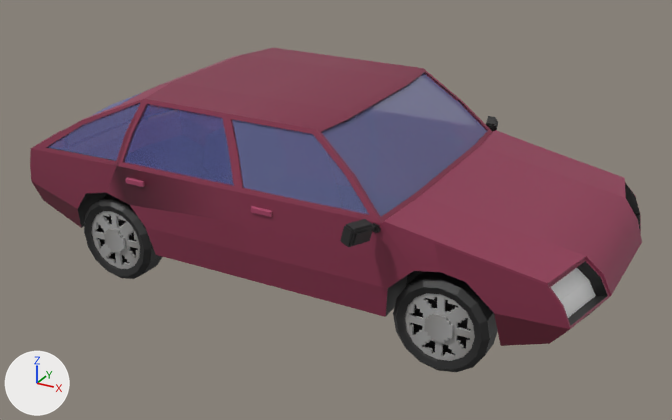
A saved change to the FBX model OperationCoffeeShop/Assets/Art and Design/Models/Machines/Cherry_Flare_EV_Toy.fbx.
Camera for both pictures: a camera (50 mm lens) standing at (1.74, -3.47, 2.0) and looking at (-0.15, -0.03, 0.28). The lights are fixed; the arrows at lower left show +X, +Y and +Z. Where no turn or scale is listed for an object, it has been applied to the vertices. Vertices at the same position are counted once.

The scene before the commit, as lines of its bpy script (objects in view):
```python
me_mesh = bpy.data.meshes.new('Mesh')
me_mesh.from_pydata(...)  # 964 vertices, 880 faces; spans x -151.0..121.0, y -5.0..70.0, z -76.0..77.0
# faces by material slot: [420, 416, 10, 34]
me_mesh.materials.append(mat_car_paint)
me_mesh.materials.append(mat_car_tire)
me_mesh.materials.append(mat_car_headlights)
me_mesh.materials.append(mat_car_glass_opaque)
me_mesh_002 = bpy.data.meshes.new('Mesh.002')
me_mesh_002.from_pydata(...)  # 342 vertices, 298 faces; spans x -0.2..0.2, y -0.144..0.0, z -0.2..0.2
me_mesh_002.materials.append(mat_car_tire)
me_mesh_006 = bpy.data.meshes.new('Mesh.006')
me_mesh_006.from_pydata(...)  # 342 vertices, 298 faces; spans x -0.2..0.2, y -0.144..0.0, z -0.2..0.2
me_mesh_006.materials.append(mat_car_tire)
ob_cherry_flare_toy = bpy.data.objects.new('Cherry_Flare_Toy', me_mesh)
ob_cherry_flare_toy.location = (-0.044, 0.0, 0.156)
ob_cherry_flare_toy.rotation_euler = (1.571, 0.0, 0.0)  # degrees (90, 0, 0)
ob_cherry_flare_toy.scale = (0.01, 0.01, 0.01)
ob_tire_fr = bpy.data.objects.new('Tire_FR', me_mesh_006)
ob_tire_fr.location = (0.602, -0.445, 0.16)
ob_tire_rr = bpy.data.objects.new('Tire_RR', me_mesh_002)
ob_tire_rr.location = (-0.998, -0.445, 0.16)
```
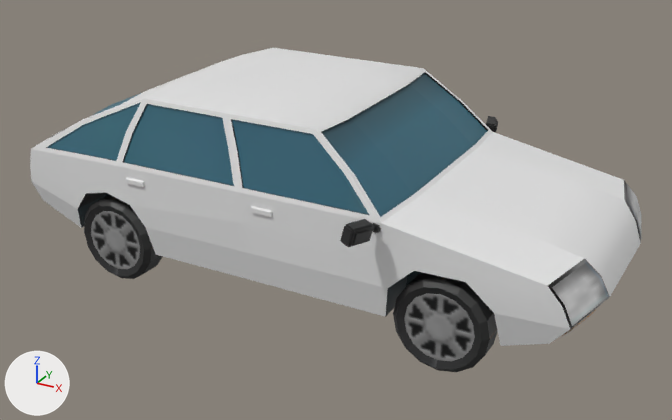
Location of each change, (x1, y1, x2, y2) in pixels of the pictures (672 x 420 px):
'Cherry_Flare_Toy', reshaped
    before: (30, 48, 642, 346)
    after: (30, 48, 641, 346)
'Tire_FR', reshaped
    before: (393, 271, 498, 372)
    after: (393, 273, 498, 372)
'Tire_RR', reshaped
    before: (84, 195, 162, 279)
    after: (84, 195, 163, 279)
part 1 of me_mesh_006, deleted
    before: (405, 293, 475, 361)
part 2 of me_mesh_006, deleted
    before: (424, 313, 453, 343)
part 3 of me_mesh_006, cut back
    before: (404, 297, 471, 361)
    after: (404, 293, 475, 361)
part 4 of me_mesh_006, recoloured
    both: (402, 273, 498, 370)
part 5 of me_mesh_002, deleted
    before: (92, 211, 140, 269)
part 6 of me_mesh_002, deleted
    before: (104, 228, 126, 253)
part 7 of me_mesh_002, cut back
    before: (91, 216, 138, 269)
    after: (91, 211, 140, 269)
part 8 of me_mesh_002, recoloured
    both: (84, 195, 162, 276)
part 9 of me_mesh, deleted
    before: (346, 120, 464, 144)
part 10 of me_mesh, cut back
    before: (30, 48, 642, 340)
    after: (120, 56, 641, 336)
part 11 of me_mesh, recoloured (purple to grey)
    before: (50, 104, 480, 215)
    after: (50, 104, 369, 215)
part 12 of me_mesh, recoloured (brown to grey)
    both: (30, 55, 570, 346)
part 13 of me_mesh, recoloured
    before: (46, 72, 497, 316)
    after: (46, 72, 497, 317)
part 14 of me_mesh, recoloured (cyan)
    after: (48, 73, 487, 217)

The change, as a diff of the scene's bpy script:
```diff
--- a/OperationCoffeeShop/Assets/Art and Design/Models/Machines/Cherry_Flare_EV_Toy.fbx.py
+++ b/OperationCoffeeShop/Assets/Art and Design/Models/Machines/Cherry_Flare_EV_Toy.fbx.py
@@ img_toycar_png @@
+img_toycar_png = load_image('ToyCar.png', '_unpacked/ToyCar.png', 32, 32, 'sRGB')
@@ mat_toycar @@
+mat_toycar = bpy.data.materials.new('ToyCar')
+# uses the picture img_toycar_png
@@ mat_toycar_paint @@
+mat_toycar_paint = principled_material('ToyCar_Paint')
+mat_toycar_paint.base_color = (0.8, 0.8, 0.8)  # white #e7e7e7
+mat_toycar_paint.roughness = 0.434
@@ me_mesh_006 @@
 # used by ob_tire_fr; location = (0.602, -0.445, 0.16)
-me_mesh_006.from_pydata(...)  # 342 vertices, 298 faces; spans x -0.2..0.2, y -0.144..0.0, z -0.2..0.2
+me_mesh_006.from_pydata(...)  # 82 vertices, 96 faces; spans x -0.2..0.2, y -0.144..0.0, z -0.2..0.2
+# me_mesh_006 part 1: the loose piece of 204 vertices spanning x -0.15..0.15, y -0.129..-0.115, z -0.15..0.15 is deleted
+# me_mesh_006 part 2: the loose piece of 40 vertices spanning x -0.056..0.056, y -0.142..-0.129, z -0.056..0.056 is deleted
+# me_mesh_006 part 3: 17 vertices removed from x -0.145..0.145, y -0.089, z -0.145..0.145; 1 vertex added at x 0.0, y -0.133, z 0.0
+# me_mesh_006 part 4: 80 faces spanning x -0.2..0.2, y -0.144..0.0, z -0.2..0.2 switch from mat_car_tire to mat_toycar
@@ me_mesh_002 @@
 # used by ob_tire_rr; location = (-0.998, -0.445, 0.16)
-me_mesh_002.from_pydata(...)  # 342 vertices, 298 faces; spans x -0.2..0.2, y -0.144..0.0, z -0.2..0.2
+me_mesh_002.from_pydata(...)  # 82 vertices, 96 faces; spans x -0.2..0.2, y -0.144..0.0, z -0.2..0.2
+# me_mesh_002 part 5: the loose piece of 204 vertices spanning x -0.15..0.15, y -0.129..-0.115, z -0.15..0.15 is deleted
+# me_mesh_002 part 6: the loose piece of 40 vertices spanning x -0.056..0.056, y -0.142..-0.129, z -0.056..0.056 is deleted
+# me_mesh_002 part 7: 17 vertices removed from x -0.145..0.145, y -0.089, z -0.145..0.145; 1 vertex added at x 0.0, y -0.133, z 0.0
+# me_mesh_002 part 8: 80 faces spanning x -0.2..0.2, y -0.144..0.0, z -0.2..0.2 switch from mat_car_tire to mat_toycar
@@ me_mesh @@
 # used by ob_cherry_flare_toy; location = (-0.044, 0.0, 0.156); rotation_euler = (1.571, 0.0, 0.0), in degrees (90, 0, 0); scale = (0.01, 0.01, 0.01)
-me_mesh.from_pydata(...)  # 964 vertices, 880 faces; spans x -151.0..121.0, y -5.0..70.0, z -76.0..77.0
-me_mesh.materials.append(mat_car_headlights)
+me_mesh.from_pydata(...)  # 578 vertices, 492 faces; spans x -151.0..120.0, y -4.0..70.0, z -76.0..77.0
+# me_mesh part 9: 6 loose pieces with 82 vertices, spanning x -150.0..27.0, y 31.0..62.0, z -58.0..58.0, are deleted
+# me_mesh part 10: 30 vertices moved from x -91.0..117.0, y 22.0..67.0, z -67.0..64.0 to x -92.0..117.0, y 22.0..67.0, z -67.0..64.0; 316 vertices removed from x -150.0..121.0, y -5.0..70.0, z -75.0..75.0; 12 vertices added at x -80.0..118.0, y 7.0..70.0, z -56.0..56.0
+# me_mesh part 11: 34 faces spanning x -146.0..36.0, y 36.0..67.0, z -60.0..60.0 switch from mat_car_paint to mat_toycar
+# me_mesh part 12: 68 faces spanning x -151.0..120.0, y -2.0..70.0, z -61.0..61.0 switch from mat_car_paint to mat_toycar_paint (white #e7e7e7)
+# me_mesh part 13: 210 faces spanning x -148.0..113.0, y -4.0..68.0, z -76.0..77.0 switch from mat_car_tire to mat_toycar
+# me_mesh part 14: 26 faces spanning x -146.0..42.0, y 37.0..68.0, z -59.0..59.0 switch from mat_car_glass_opaque to mat_toycar
```
